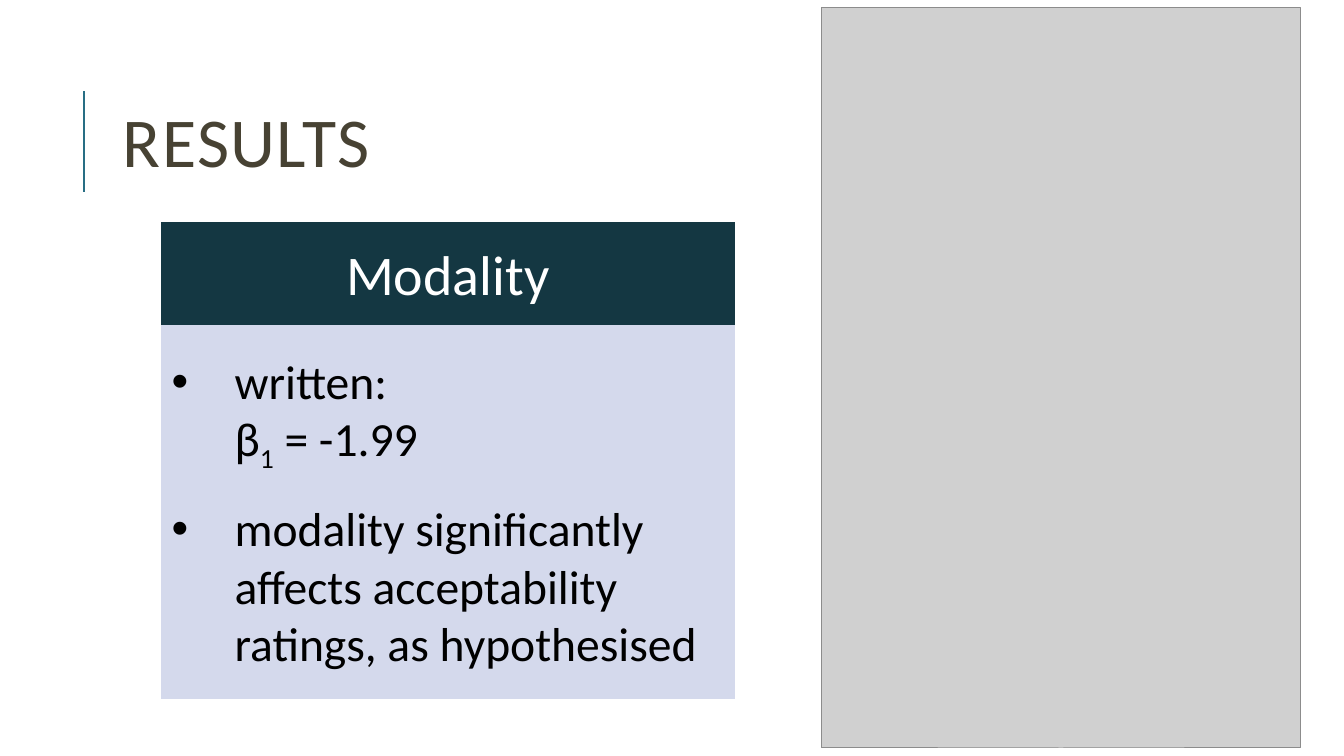
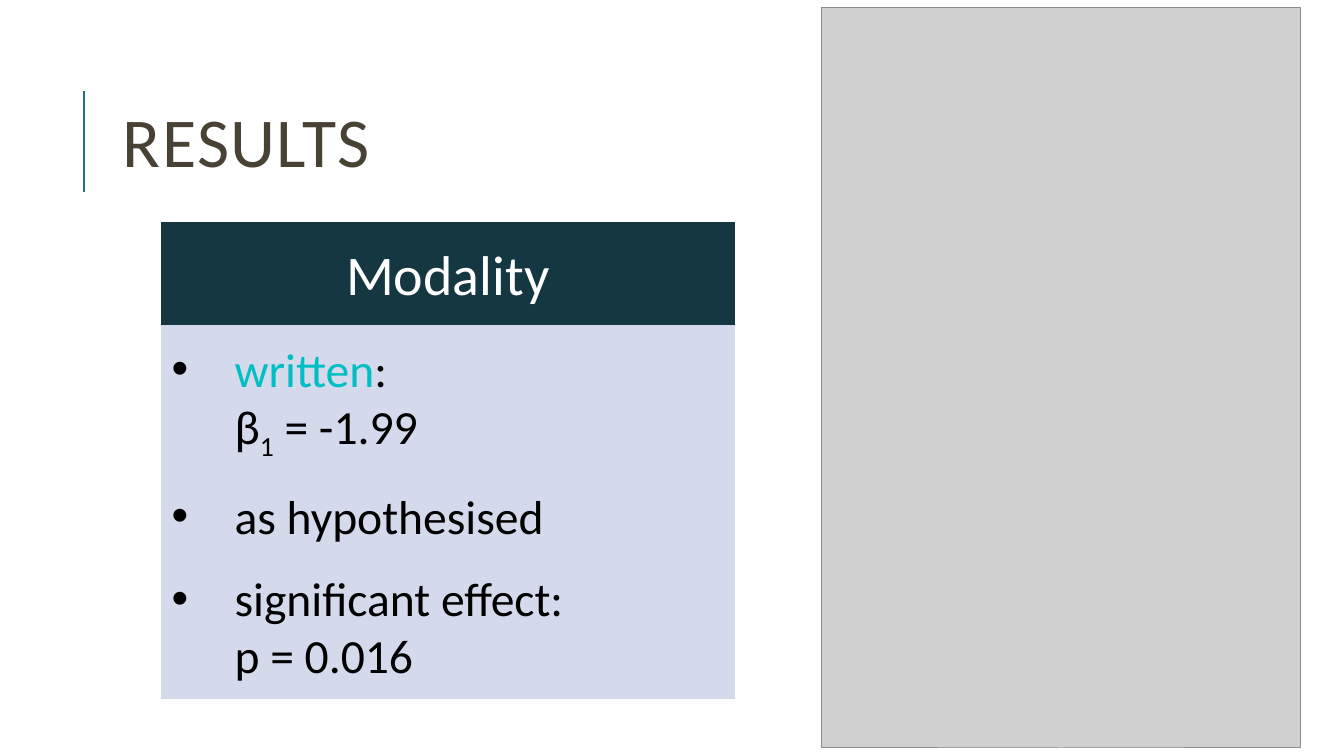
Before and after one commit to miriamschiele/MA, a slide deck: slide 29 of presentation/Miriam Schiele, MA presentation.pptx (slide 42 before the commit). Drawn at 1344x756 pixels with LibreOffice and Linux fonts; fonts in the diff are those of the drawing; grey boxes stand for pictures. Boxes give left, top, right and bottom in pixels: in the first picture for what was removed or moved away, otherwise in the second. Text is boxed around its words. In the diff, an @@ line names an element or a change of style, - is before the commit and + after.

```diff
--- a/presentation/Miriam Schiele, MA presentation.pptx
+++ b/presentation/Miriam Schiele, MA presentation.pptx
@@ text in rectangle at (235,354,418,445): text colour #000000 to #00BFC4 in "written:" @@
@@ text in rectangle at (235,501,563,681): text changed @@
-• modality significantly affects acceptability ratings, as hypothesised
+• as hypothesised
+• significant effect:
+  p = 0.016
```
Also in this commit, not shown: 17 other slides changed, 12 slides added, 14 slides removed, 3 other files.
